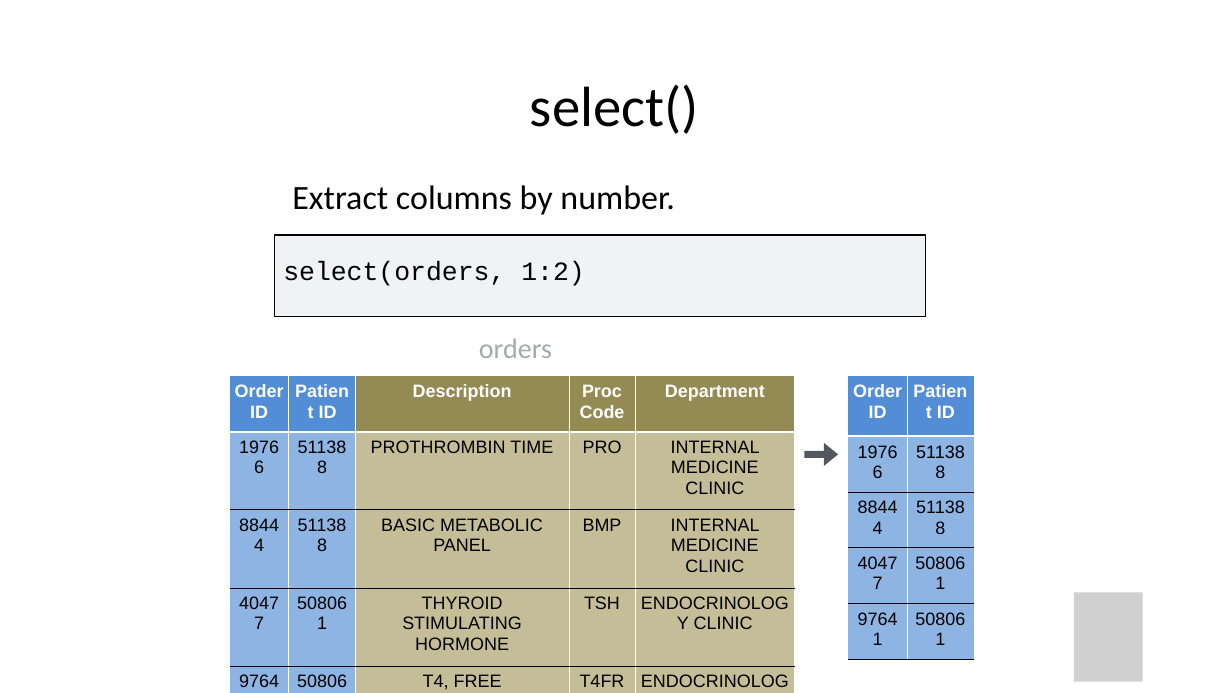
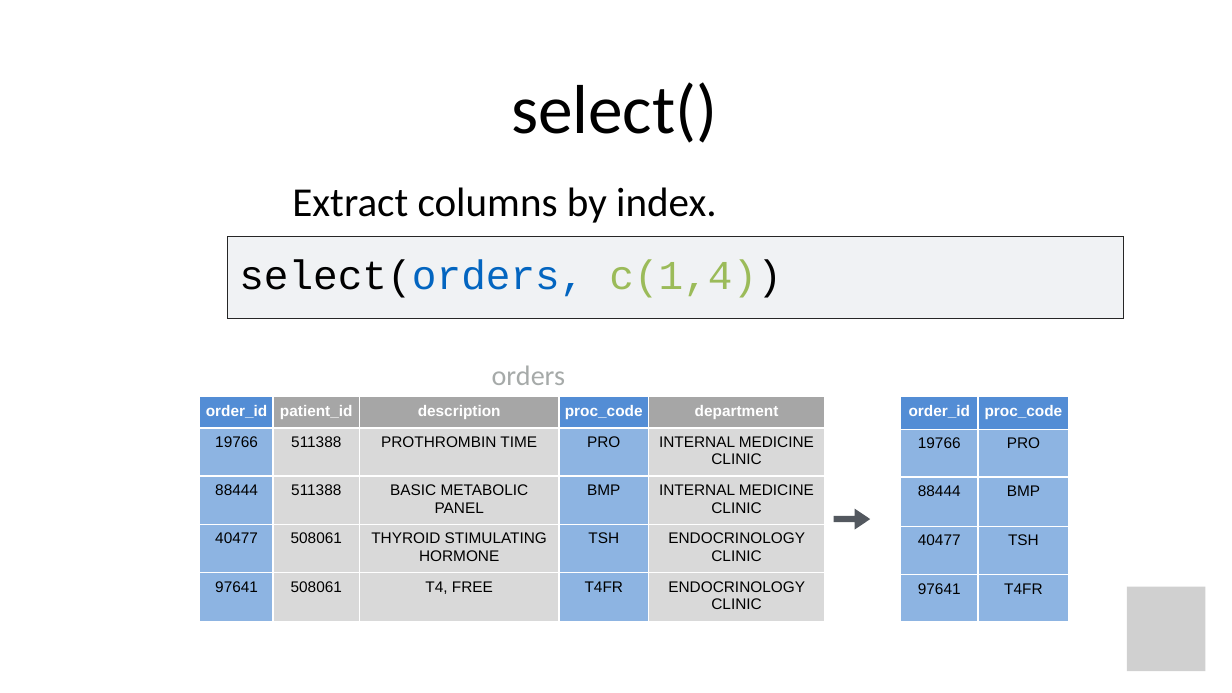
Before and after one commit to amromeo/api_r2020, a slide deck: slide 17 of 03 - Transform.pptx. Drawn at 1232x693 pixels with LibreOffice and Linux fonts; fonts in the diff are those of the drawing; grey boxes stand for pictures. Boxes give left, top, right and bottom in pixels: in the first picture for what was removed or moved away, otherwise in the second. Text is boxed around its words. In the diff, an @@ line names an element or a change of style, - is before the commit and + after.

Commit message:
select changes

```diff
--- a/03 - Transform.pptx
+++ b/03 - Transform.pptx
@@ title "select()" moved from (x1=530, y1=84, x2=699, y2=134) to (x1=511, y1=82, x2=717, y2=143) @@
@@ title "select()" at (x1=511, y1=82, x2=717, y2=143): size 44.2 to 54 pt @@
@@ text at (x1=292, y1=187, x2=716, y2=223): text changed; size 26.5 to 32 pt @@
-Extract columns by number.
+Extract columns by index.
@@ freeform shape added at (x1=227, y1=237, x2=1124, y2=318), fill #F0F2F4, outline #262626 0.75 pt @@
@@ text "select(orders, c(1,4))" moved from (x1=274, y1=235, x2=926, y2=316) to (x1=239, y1=260, x2=782, y2=298) @@
@@ text "select(orders, c(1,4))" at (x1=239, y1=260, x2=782, y2=298): fill #F0F2F4 to none; outline #000000 0.82 pt to none @@
@@ text at (x1=239, y1=260, x2=782, y2=298): text changed; size 20.6 to 32 pt @@
-select(orders, 1:2)
+select(orders, c(1,4))
@@ text "orders" moved from (x1=479, y1=338, x2=552, y2=358) to (x1=492, y1=365, x2=565, y2=385) @@
@@ table at (x1=201, y1=396, x2=825, y2=620) @@
-row 1: Order ID | Patient ID | Description | Proc Code | Department
+row 1: order_id | patient_id | description | proc_code | department
@@ fill #538DD5 to #A6A6A6 in row 1, column 2 @@
@@ fill #948A54 to #A6A6A6 in 2 cells @@
@@ fill #948A54 to #538DD5 in row 1, column 4 @@
@@ fill #8DB4E2 to #D9D9D9 in 4 cells @@
@@ fill #C4BD97 to #D9D9D9 in 8 cells @@
@@ fill #C4BD97 to #8DB4E2 in 4 cells @@
@@ size 14 to 12 pt in "19766", "511388", "PROTHROMBIN TIME", "PRO" and 16 more places @@
@@ borders changed @@
@@ table resized from (x1=229, y1=376, x2=794, y2=693) to (x1=201, y1=396, x2=825, y2=620) @@
@@ table at (x1=901, y1=396, x2=1070, y2=620) @@
-row 1, column 1: Order ID
+row 1, column 1: order_id
-row 1, column 2: Patient ID
+row 1, column 2: proc_code
-row 2, column 2: 511388
+row 2, column 2: PRO
-row 3, column 2: 511388
+row 3, column 2: BMP
-row 4, column 2: 508061
+row 4, column 2: TSH
-row 5, column 2: 508061
+row 5, column 2: T4FR
@@ size 14 to 12 pt in "19766", "88444", "40477", "97641" @@
@@ borders changed @@
@@ table resized from (x1=848, y1=376, x2=974, y2=539) to (x1=901, y1=396, x2=1070, y2=620) @@
@@ freeform shape resized from (x1=805, y1=443, x2=838, y2=466) to (x1=834, y1=508, x2=871, y2=530) @@
@@ picture resized from (x1=1074, y1=592, x2=1142, y2=682) to (x1=1128, y1=587, x2=1206, y2=671) @@
```
Also in this commit, not shown: 24 other slides changed, 1 slide added, 1 other file.
